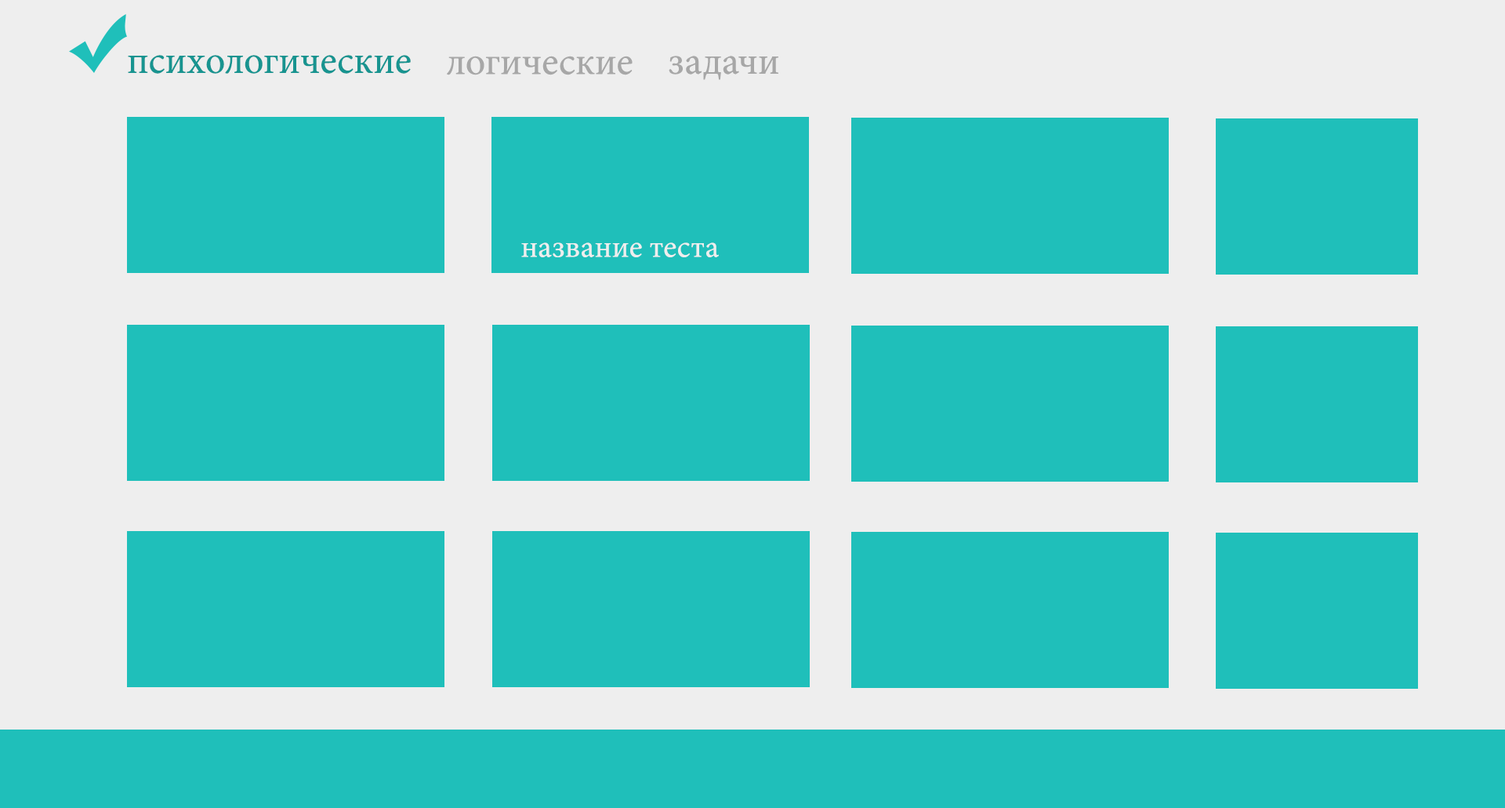
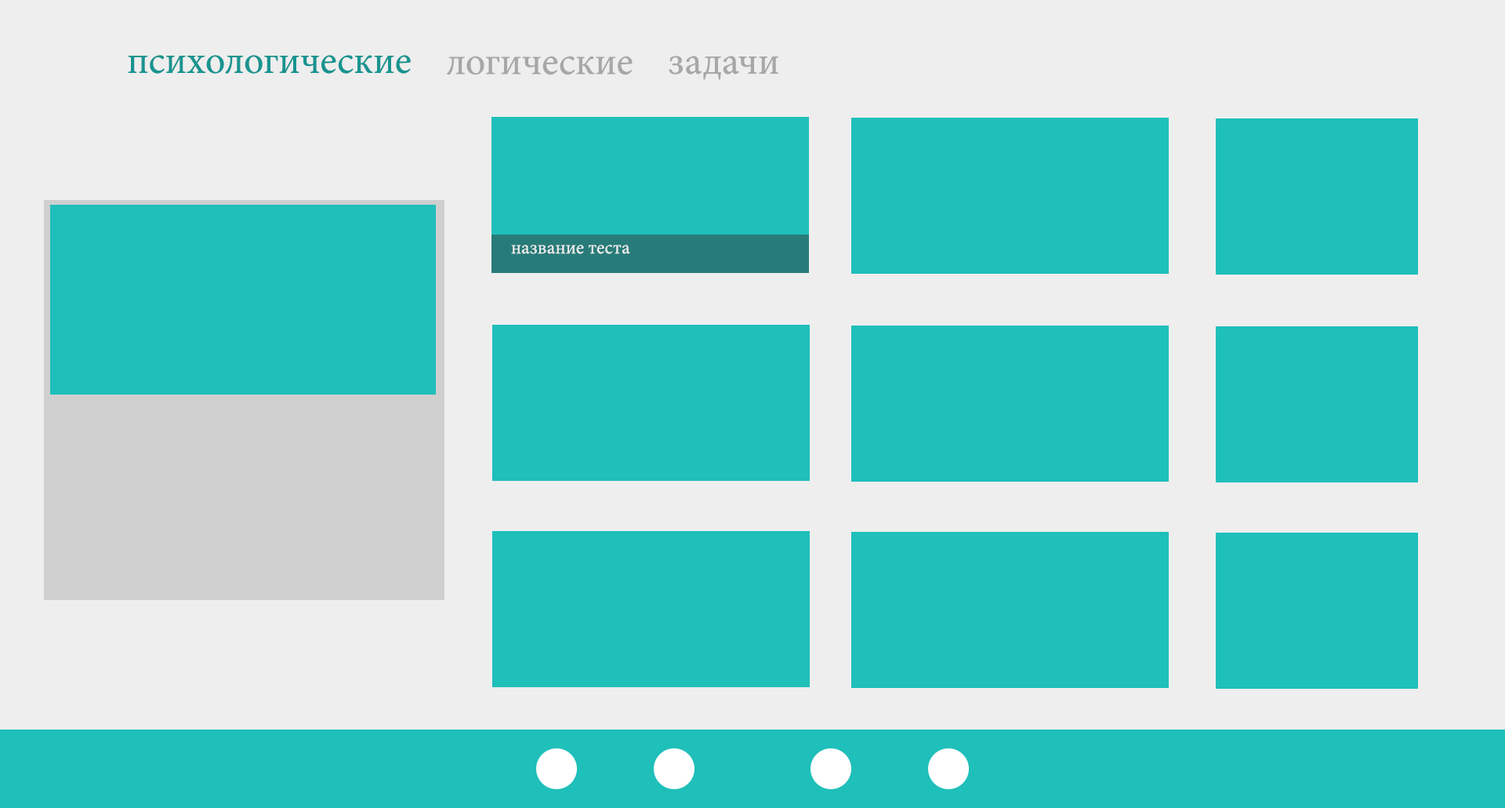
Revision of a layered 1505x808 image; what changed, layer by layer:
moved "TopAppBar" above "squares" over [68,14,128,73]
removed layer "Фигура 1" from group "TopAppBar" over [68,14,128,73]
painted on "название теста" over [511,242,719,258]
added layer "Прямоугольник 5" (47%) in group "squares" over [491,234,810,273]
renamed "Прямоугольник 2 копия" to "Прямоугольник 2 копия 12", moved it above "Прямоугольник 4", painted on it over [50,204,445,481]
removed layer "Прямоугольник 2" from group "squares" over [127,116,445,273]
renamed "Прямоугольник 2 копия 2" to "Прямоугольник 4", painted on it over [43,199,445,687]
added group "Bottom" with 6 layers above "Слой 1" over [536,747,970,789]
added group "Buttons" with 4 layers in group "Bottom" over [536,747,970,789]
added layer "Эллипс 1 копия 2" in group "Buttons" over [536,747,578,789]
added layer "Эллипс 1 копия" in group "Buttons" over [810,747,852,789]
added layer "Эллипс 1" in group "Buttons" over [653,747,695,789]
added layer "Эллипс 1 копия 3" in group "Buttons" over [928,747,970,789]
moved "Прямоугольник 3" into group "Bottom" over [536,747,970,789]
